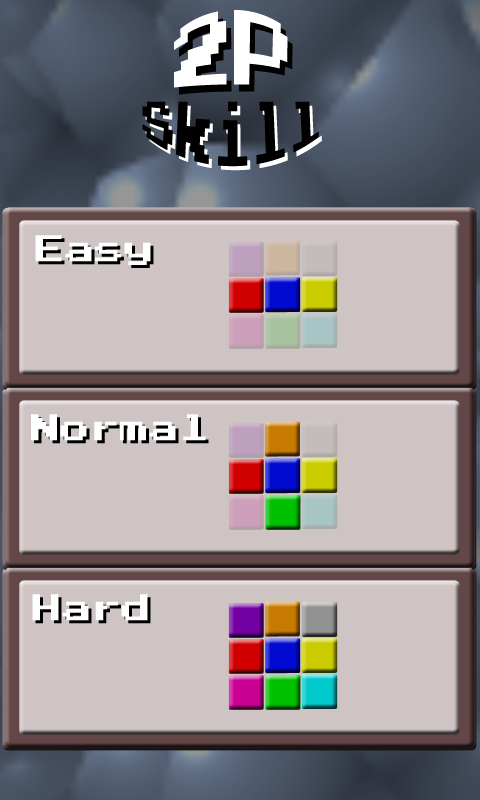
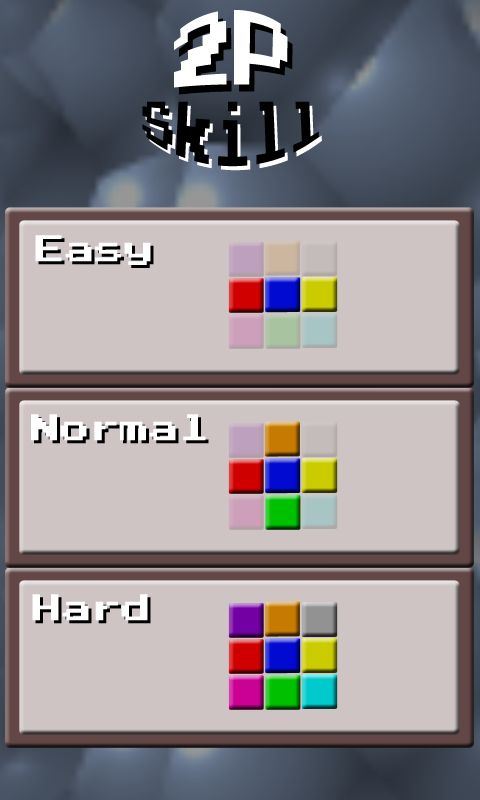
Two versions of the same layered image (480x800). Layer-by-layer changes:
removed group "One Tile copy 2" (17 layers) over [2, 207, 477, 391]
removed layer "Shape 1" (4th of 6, in "One Tile copy 2") from group "One Tile copy 2" over [2, 207, 477, 391]
removed group "One Tile copy" (17 layers) over [2, 352, 477, 571]
removed layer "Shape 1" (5th of 6, in "One Tile copy") from group "One Tile copy" over [2, 387, 477, 571]
removed group "Stream" (1st of 2) (16 layers) over [2, 532, 477, 751]
removed layer "Shape 1" (6th of 6, in "Stream") from group "Stream" over [2, 567, 477, 751]
